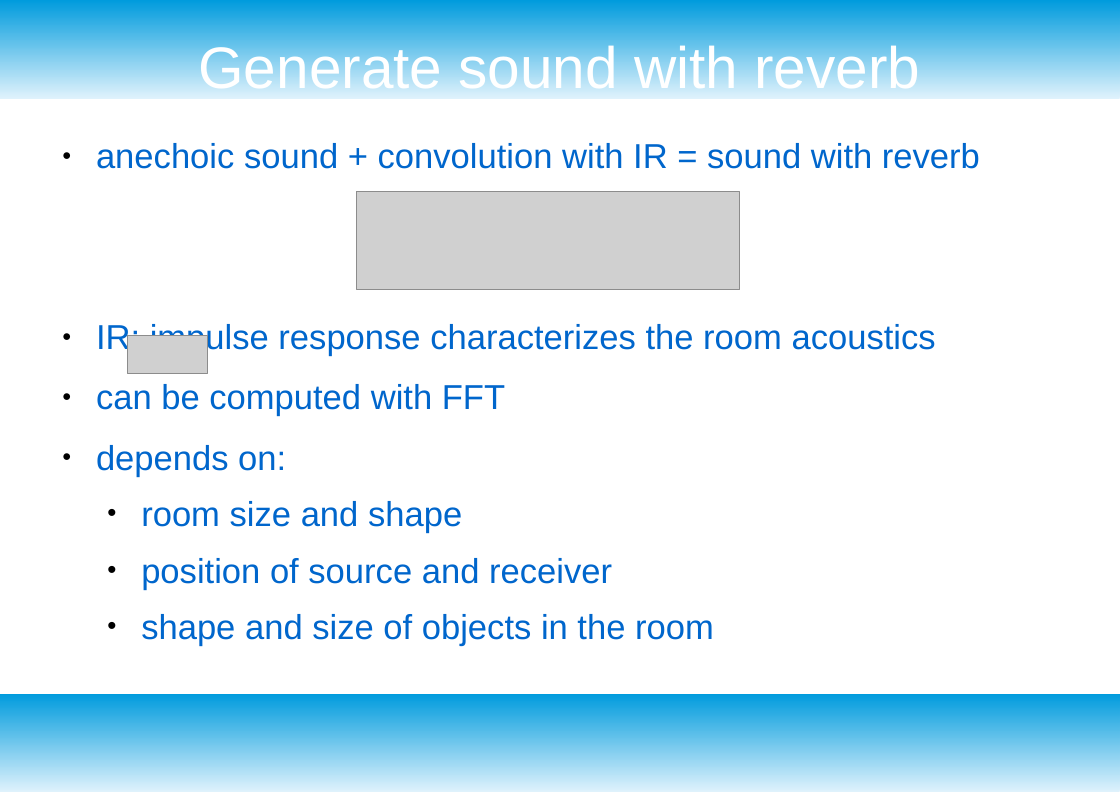
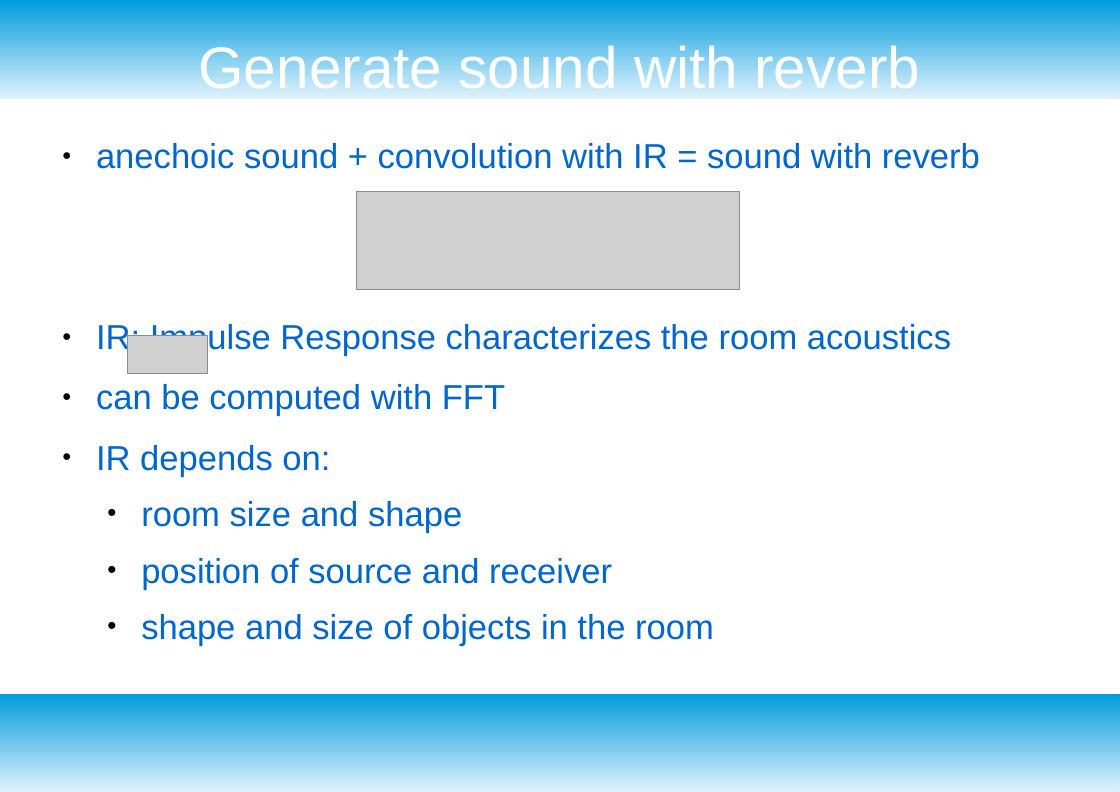
Before and after one commit to jakobatgithub/unreverb, a slide deck: slide 4 of project_presentation.odp. Drawn at 1120x792 pixels with LibreOffice and Linux fonts; fonts in the diff are those of the drawing; grey boxes stand for pictures. Boxes give left, top, right and bottom in pixels: in the first picture for what was removed or moved away, otherwise in the second. Text is boxed around its words. In the diff, an @@ line names an element or a change of style, - is before the commit and + after.

```diff
--- a/project_presentation.odp
+++ b/project_presentation.odp
@@ text at box(96, 324, 951, 356): text changed @@
-● IR: impulse response characterizes the room acoustics
+● IR: Impulse Response characterizes the room acoustics
@@ text at box(96, 445, 330, 477): text changed @@
-● depends on:
+● IR depends on:
```
Also in this commit, not shown: 4 other slides changed, 1 slide added, 2 slides removed, 1 other file.
